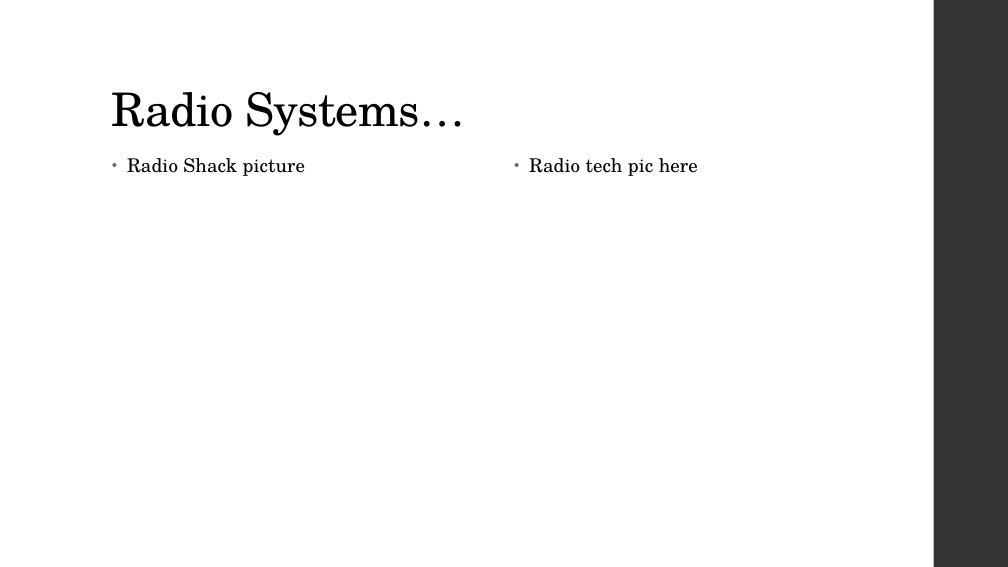
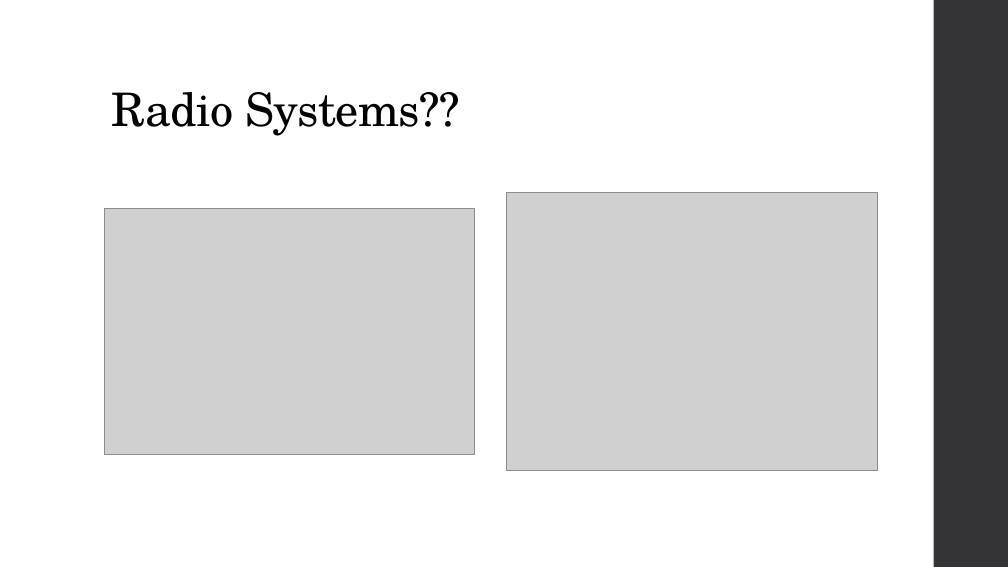
Before and after one commit to RadioSystemsPSCC/Practice, a slide deck: slide 3 of Admin and Documentation/Radio Systems.pptx (slide 2 before the commit). Drawn at 1008x567 pixels with LibreOffice and Linux fonts; fonts in the diff are those of the drawing; grey boxes stand for pictures. Boxes give left, top, right and bottom in pixels: in the first picture for what was removed or moved away, otherwise in the second. Text is boxed around its words. In the diff, an @@ line names an element or a change of style, - is before the commit and + after.

```diff
--- a/Admin and Documentation/Radio Systems.pptx
+++ b/Admin and Documentation/Radio Systems.pptx
@@ title at (x1=112, y1=92, x2=460, y2=136): text changed @@
-Radio Systems…
+Radio Systems??
@@ text removed at (x1=127, y1=158, x2=306, y2=176) @@
-• Radio Shack picture
@@ text removed at (x1=529, y1=158, x2=698, y2=176) @@
-• Radio tech pic here
@@ picture added at (x1=104, y1=208, x2=475, y2=454) @@
@@ picture added at (x1=507, y1=192, x2=877, y2=470) @@
```
Also in this commit, not shown: 3 other slides changed, 9 slides added, 3 slides removed, 19 other files.
